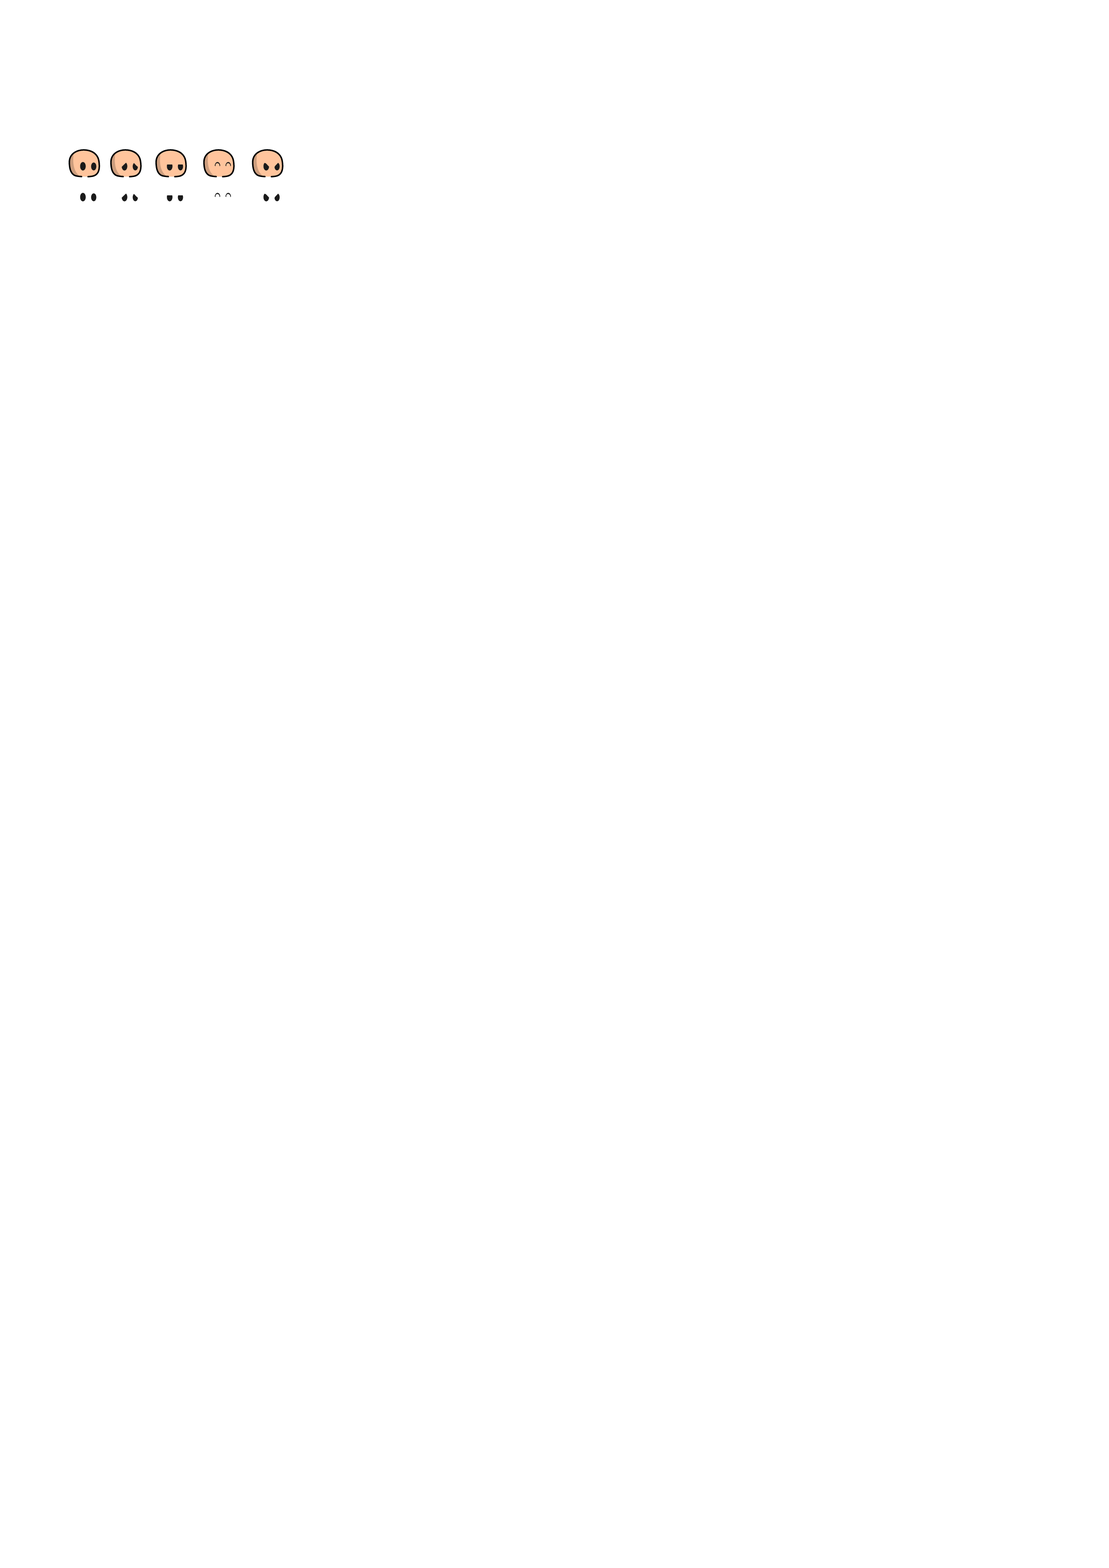
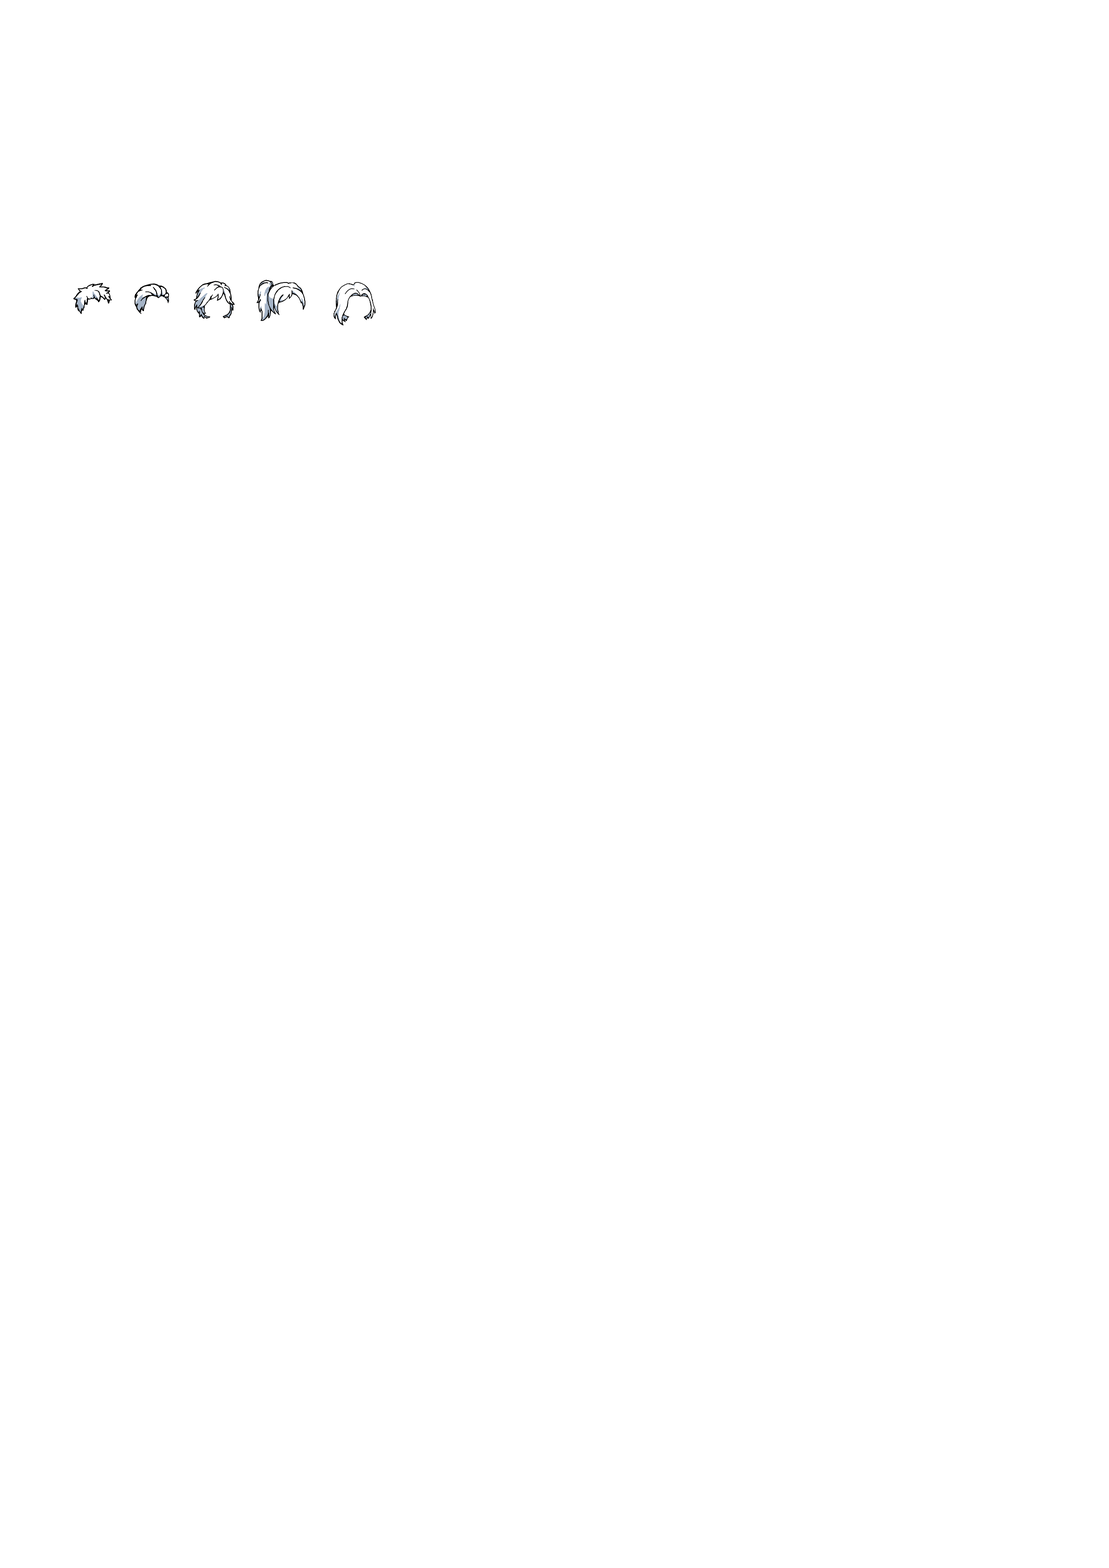
Comparing the layer stacks of the two 1109 x 1568 images. Changes:
showed group "HairStyles" (87 layers) over bbox(68, 148, 229, 287)